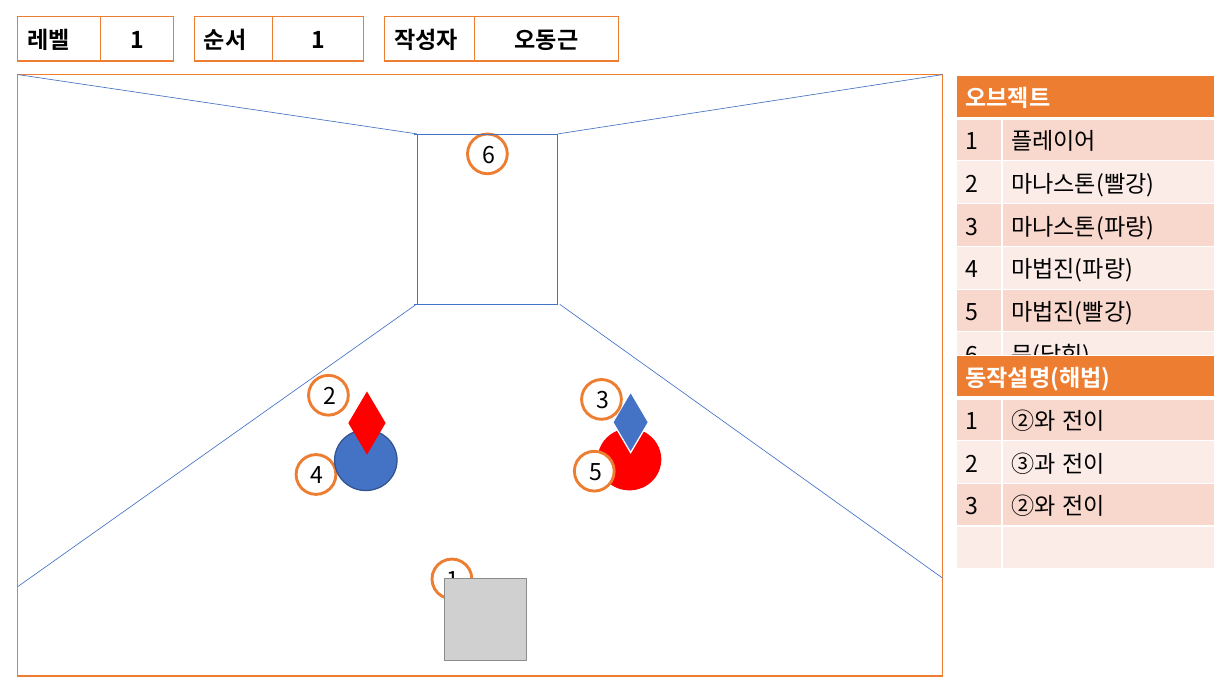
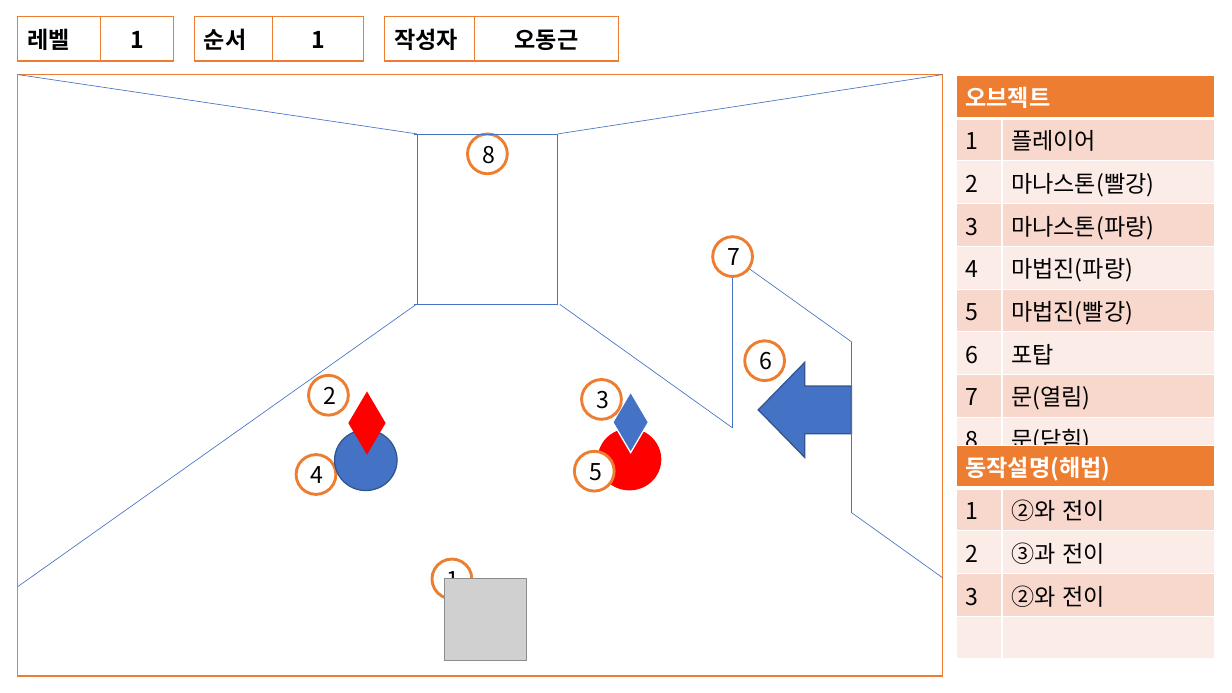
Before and after one commit to RaccoonCoder7/Switching, a slide deck: slide 1 of 문서/Work/레벨디자인/레벨디자인_스테이지1.pptx. Drawn at 1232x693 pixels with LibreOffice and Linux fonts; fonts in the diff are those of the drawing; grey boxes stand for pictures. Boxes give left, top, right and bottom in pixels: in the first picture for what was removed or moved away, otherwise in the second. Text is boxed around its words. In the diff, an @@ line names an element or a change of style, - is before the commit and + after.

```diff
--- a/문서/Work/레벨디자인/레벨디자인_스테이지1.pptx
+++ b/문서/Work/레벨디자인/레벨디자인_스테이지1.pptx
@@ table at (x1=957, y1=76, x2=1215, y2=458) @@
-row 7: 6 | 문(닫힘)
+row 7: 6 | 포탑
+row 8: 7 | 문(열림)
+row 9: 8 | 문(닫힘)
@@ text in ellipse at (x1=482, y1=146, x2=495, y2=164): text changed @@
-6
+8
@@ ellipse added at (x1=713, y1=237, x2=752, y2=276), fill #FFFFFF, outline #ED7D31 2.25 pt, 18 pt, text #000000 @@
+7
@@ line added from (732, 428) to (732, 257), #4472C4 0.5 pt @@
@@ line added from (733, 257) to (851, 342), #4472C4 0.5 pt @@
@@ line moved from (560, 304) - (943, 579) to (560, 304) - (732, 428) @@
@@ ellipse added at (x1=745, y1=341, x2=785, y2=381), fill #FFFFFF, outline #ED7D31 2.25 pt, 18 pt, text #000000 @@
+6
@@ line added from (851, 513) to (851, 342), #4472C4 0.5 pt @@
@@ down arrow added at (x1=759, y1=362, x2=852, y2=457), fill #4472C4, outline #325491 1 pt @@
@@ table moved from (x1=957, y1=355, x2=1215, y2=543) to (x1=957, y1=445, x2=1215, y2=633) @@
@@ line added from (851, 513) to (943, 578), #4472C4 0.5 pt @@
```
Also in this commit, not shown: 1 other slide changed, 1 other file.
